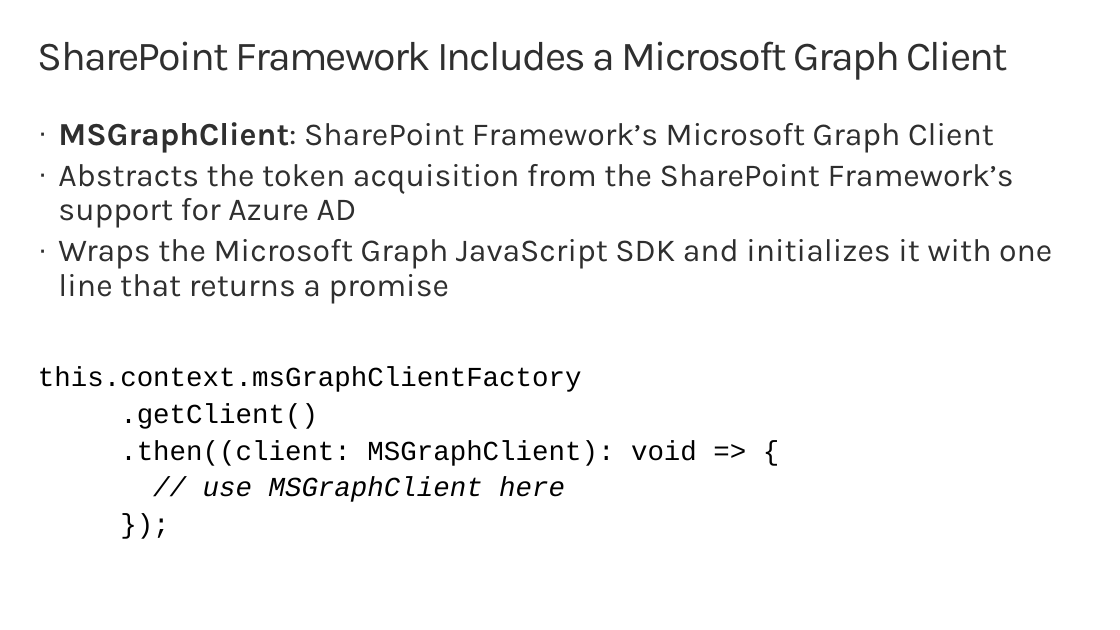
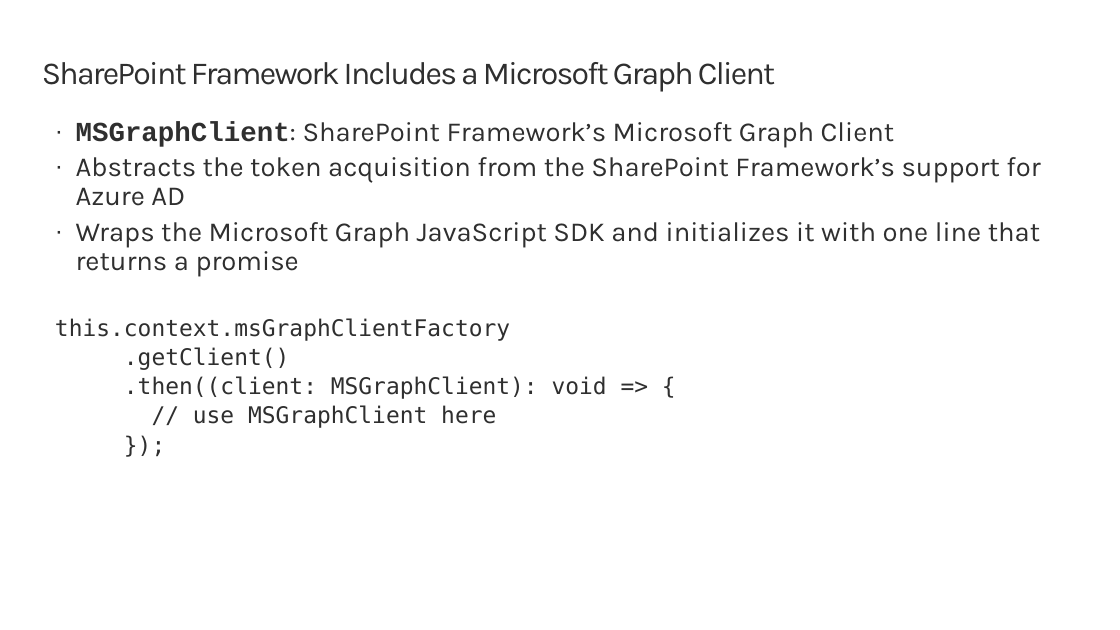
Before and after one commit to SharePoint/sp-dev-training-spfx-graph-3rdpartyapis, a slide deck: slide 10 of 03 msgraphpclient.pptx. Drawn at 1120x630 pixels with LibreOffice and Linux fonts; fonts in the diff are those of the drawing; background and template pictures are left out. Boxes give left, top, right and bottom in pixels: in the first picture for what was removed or moved away, otherwise in the second. Text is boxed around its words. In the diff, an @@ line names an element or a change of style, - is before the commit and + after.

```diff
--- a/03 msgraphpclient.pptx
+++ b/03 msgraphpclient.pptx
@@ title "SharePoint Framework Includes a Microsoft ...": place and size @@
-title "SharePoint Framework Includes a Microsoft ..." at bbox=[38, 41, 1008, 80]
+title "SharePoint Framework Includes a Microsoft ..." at bbox=[42, 62, 775, 92]
@@ title "SharePoint Framework Includes a Microsoft ..." at bbox=[42, 62, 775, 92]: size 36 to 28 pt @@
@@ text "MSGraphClient: SharePoint Framework’s Microsoft Graph ...": place and size @@
-text "MSGraphClient: SharePoint Framework’s Microsoft Graph ..." at bbox=[38, 122, 1052, 502]
+text "MSGraphClient: SharePoint Framework’s Microsoft Graph ..." at bbox=[55, 121, 1040, 428]
@@ text "MSGraphClient: SharePoint Framework’s Microsoft Graph ..." at bbox=[55, 121, 1040, 428]: size 28 to 24 pt in "MSGraphClient: SharePoint Framework’s Microsoft Graph Client", "Abstracts the token acquisition from the SharePoint ...", "Wraps the Microsoft Graph JavaScript SDK and ..."; font Karla to Courier New in "MSGraphClient:"; size 24 to 20 pt, font Courier New to DejaVu Sans Mono, text colour #000000 to #2F2F2F in "this.context.msGraphClientFactory", ".getClient()", ".then((client: MSGraphClient): void => {", "// use MSGraphClient here" and 1 more places; italic off in "// use MSGraphClient here"; line spacing 0.95 to 0.9 @@
```
Also in this commit, not shown: 8 other slides changed, 1 other file.
